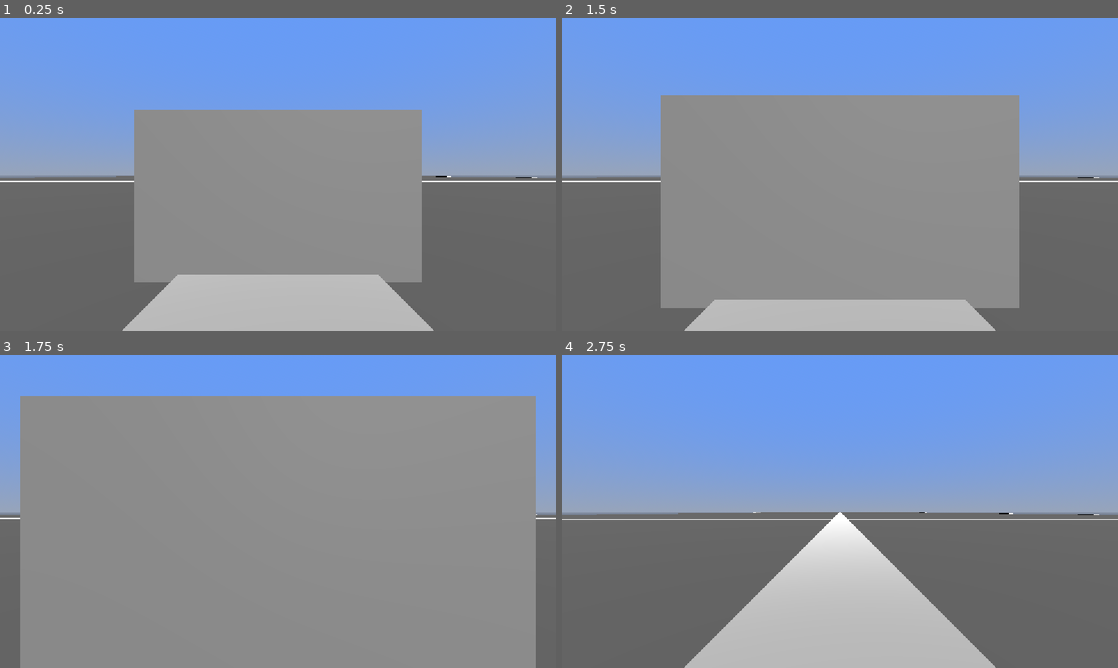
Above: before the commit, frames 1-4 (two rows, left to right).
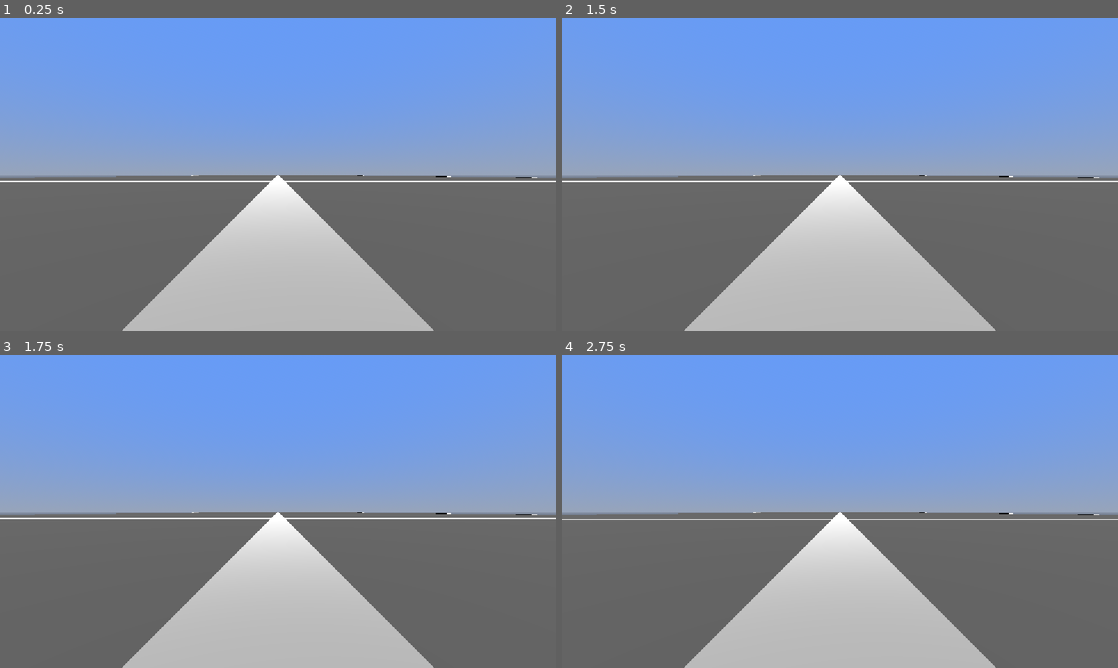
Above: after the commit, the same moments.

Repository: Fundud1/KnoiseG
Game: Godot game, scene res://scenes/knoise_game.tscn
Two runs of this game, one before a commit and one after it. Both use one fixed random seed, a clock stepped at 60 frames per second and the inputs below.
Inputs (mouse positions are in pixels of both pictures, inside the frame that each line leads up to):
- Up to frame 1 (0.25 s): no input
- Up to frame 2 (1.5 s): tap Enter (ui_accept) at 0.5, 0.6, 0.77, 1.07, 1.25, 1.35 s; move the mouse to (962, 158) at 0.52 s; hold Right (ui_right) 0.53-1.28 s; click (962, 158) at 0.67 s; move the mouse to (812, 174) at 1.27 s; hold Up (ui_up) from 1.28 s (still down); click (812, 174) at 1.42 s
- Up to frame 3 (1.75 s): keep holding Up (ui_up); tap Enter (ui_accept) at 1.52 s
- Up to frame 4 (2.75 s): keep holding Up (ui_up); tap Enter (ui_accept) at 1.82, 2.1 s; move the mouse to (851, 505) at 2.02 s; click (851, 505) at 2.17 s

The runs differ from the first frame. In frame 1, 28% of the frame differs, in the area x 24-76%, y 29-85%; in frame 2, 43%; in frame 3, 80%, in the area x 3-97%, y 13-100%; in frame 4, nothing differs.

Commit message:
Knoise Sound Update

Diff:
--- a/KnoiseV1/knoise/scenes/Sound.gd
+++ /dev/null
@@ -1,28 +0,0 @@
-extends CharacterBody3D
-
-
-const SPEED = 5.0
-const JUMP_VELOCITY = 4.5
-
-
-func _physics_process(delta: float) -> void:
-	# Add the gravity.
-	if not is_on_floor():
-		velocity += get_gravity() * delta
-
-	# Handle jump.
-	if Input.is_action_just_pressed("ui_accept") and is_on_floor():
-		velocity.y = JUMP_VELOCITY
-
-	# Get the input direction and handle the movement/deceleration.
-	# As good practice, you should replace UI actions with custom gameplay actions.
-	var input_dir := Input.get_vector("ui_left", "ui_right", "ui_up", "ui_down")
-	var direction := (transform.basis * Vector3(input_dir.x, 0, input_dir.y)).normalized()
-	if direction:
-		velocity.x = direction.x * SPEED
-		velocity.z = direction.z * SPEED
-	else:
-		velocity.x = move_toward(velocity.x, 0, SPEED)
-		velocity.z = move_toward(velocity.z, 0, SPEED)
-
-	move_and_slide()
--- a/KnoiseV1/knoise/scenes/SoundNode.gd
+++ /dev/null
@@ -1,11 +0,0 @@
-extends Node3D
-
-
-# Called when the node enters the scene tree for the first time.
-func _ready() -> void:
-	pass # Replace with function body.
-
-
-# Called every frame. 'delta' is the elapsed time since the previous frame.
-func _process(delta: float) -> void:
-	pass
--- a/KnoiseV1/knoise/scenes/knoise_game.tscn
+++ b/KnoiseV1/knoise/scenes/knoise_game.tscn
@@ -8,9 +8,8 @@
 [ext_resource type="Script" uid="uid://dwgo8cg5hal5g" path="res://scripts/directions_button.gd" id="4_h48hc"]
 [ext_resource type="Texture2D" uid="uid://2r0hpy05qhqm" path="res://assets/textures/upArrow.png" id="5_h48hc"]
 [ext_resource type="Texture2D" uid="uid://bxvvm8nh03txj" path="res://assets/textures/downArrow.png" id="6_1mogm"]
-[ext_resource type="Script" uid="uid://c7a0kvy24gh0r" path="res://scenes/soundd.gd" id="10_aw7wc"]
+[ext_resource type="Script" uid="uid://dixo70w5e4jbf" path="res://scripts/Convserations.gd" id="10_bcidj"]
 [ext_resource type="AudioStream" uid="uid://b0rvfuckf5rvh" path="res://addons/1-1.wav" id="10_sgfvx"]
-[ext_resource type="Script" uid="uid://cd1i8bqe42r5f" path="res://scenes/rigid_body_3d.gd" id="11_c0fwb"]
 
 [sub_resource type="ProceduralSkyMaterial" id="ProceduralSkyMaterial_ad4kr"]
 sky_top_color = Color(0.39894977, 0.60703367, 0.9704693, 1)
@@ -156,11 +155,7 @@
 [sub_resource type="BoxShape3D" id="BoxShape3D_nhlk2"]
 size = Vector3(18.5, 1, 18.300001)
 
-[sub_resource type="BoxMesh" id="BoxMesh_hk511"]
-
-[sub_resource type="PhysicsMaterial" id="PhysicsMaterial_4xqv3"]
-
-[sub_resource type="BoxShape3D" id="BoxShape3D_hk511"]
+[sub_resource type="BoxShape3D" id="BoxShape3D_iigmh"]
 
 [node name="KnoiseGame" type="Node3D" unique_id=1886624332]
 
@@ -968,32 +963,22 @@
 player = NodePath("../../../PlayerController")
 direction = "down"
 
-[node name="AudioStreamPlayer3D" type="AudioStreamPlayer3D" parent="." unique_id=1892116433]
+[node name="Convo1" type="AudioStreamPlayer3D" parent="." unique_id=1892116433]
 transform = Transform3D(1, 0, 0, 0, 0.99999905, -0.0014139414, 0, 0.0014139414, 0.999999, 0, -9.313226e-10, -6.2078257)
 stream = ExtResource("10_sgfvx")
-area_mask = 3
-script = ExtResource("10_aw7wc")
-
-[node name="MeshInstance3D" type="MeshInstance3D" parent="AudioStreamPlayer3D" unique_id=588889289]
-physics_interpolation_mode = 1
-transform = Transform3D(4.293654, 0, 0, 0, 5.011794, 4.656613e-10, 0, 1.8626451e-09, 4.622315, 0, 0.0025883806, -1.1268415)
-layers = 3
-mesh = SubResource("BoxMesh_hk511")
-
-[node name="RigidBody3D" type="RigidBody3D" parent="AudioStreamPlayer3D/MeshInstance3D" unique_id=1665566263]
-transform = Transform3D(1, 0, 0, 0, 1.0000001, 1.1641532e-10, 0, -3.4924597e-10, 1, 0, 0, 1.1920929e-07)
-collision_layer = 2
-physics_material_override = SubResource("PhysicsMaterial_4xqv3")
-contact_monitor = true
-max_contacts_reported = 1
-script = ExtResource("11_c0fwb")
-
-[node name="CollisionShape3D" type="CollisionShape3D" parent="AudioStreamPlayer3D/MeshInstance3D/RigidBody3D" unique_id=533214792]
-transform = Transform3D(1, 0, 0, 0, 1.0000004, -2.3283064e-10, 0, -4.656613e-10, 0.99999994, 0, -4.656613e-10, 0)
-shape = SubResource("BoxShape3D_hk511")
-
-[node name="Collision1" type="Node3D" parent="." unique_id=1965800388]
-transform = Transform3D(222.05847, 0, 0, 0, 113.14164, -0.16056564, 0, 0.15997578, 113.558815, 0, 0, -4.833025)
+
+[node name="Conversations" type="Node3D" parent="." unique_id=1903218441]
+transform = Transform3D(1, 0, 0, 0, 0.99999905, -0.0014139414, 0, 0.0014139414, 0.999999, 0, -9.313226e-10, -6.2078257)
+
+[node name="convo1" type="Area3D" parent="Conversations" unique_id=1972995751 node_paths=PackedStringArray("player", "Convos")]
+collision_mask = 2
+script = ExtResource("10_bcidj")
+player = NodePath("../../PlayerController")
+Convos = NodePath("../../Convo1")
+
+[node name="CollisionShape3D" type="CollisionShape3D" parent="Conversations/convo1" unique_id=1489090339]
+transform = Transform3D(2.7922027, 0, 0, 0, 2.8243628, -2.3283064e-10, 0, 0, 1.9270264, 0, 1.3240188, -0.0018720627)
+shape = SubResource("BoxShape3D_iigmh")
 
 [connection signal="body_entered" from="Intersections/Checkpoint0" to="Intersections/Checkpoint0" method="_on_body_entered"]
 [connection signal="body_entered" from="Intersections/Checkpoint1" to="Intersections/Checkpoint1" method="_on_body_entered"]
@@ -1016,3 +1001,4 @@
 [connection signal="pressed" from="CanvasLayer/DirectionButtons/RightButton" to="CanvasLayer/DirectionButtons/RightButton" method="_on_pressed"]
 [connection signal="pressed" from="CanvasLayer/DirectionButtons/UpButton" to="CanvasLayer/DirectionButtons/UpButton" method="_on_pressed"]
 [connection signal="pressed" from="CanvasLayer/DirectionButtons/DownButton" to="CanvasLayer/DirectionButtons/DownButton" method="_on_pressed"]
+[connection signal="body_entered" from="Conversations/convo1" to="Conversations/convo1" method="_on_body_entered"]
--- a/KnoiseV1/knoise/scenes/soundd.gd
+++ b/KnoiseV1/knoise/scripts/Convserations.gd
@@ -1,14 +1,20 @@
-extends AudioStreamPlayer3D
+extends Area3D
+
 @export var player: CharacterBody3D
 
+@export var Convos: AudioStreamPlayer3D
+
 # Called when the node enters the scene tree for the first time.
-func _ready() -> void:
-	pass # Replace with function body.
+func _ready():
+	body_entered.connect(_on_body_entered)
 
 
 # Called every frame. 'delta' is the elapsed time since the previous frame.
 func _process(delta: float) -> void:
 	pass
+
+
 func _on_body_entered(body):
 	if body == player:
-		$AudioStreamPlayer3D.play()
+		print("Player Hit Collider")
+		Convos.play()
--- a/KnoiseV1/knoise/scripts/player_controller.gd
+++ b/KnoiseV1/knoise/scripts/player_controller.gd
@@ -30,7 +30,3 @@
 
 func release_mouse():
 	Input.set_mouse_mode(Input.MOUSE_MODE_VISIBLE)
-
-
-func _on_rigid_body_3d_body_entered(body: Node) -> void:
-	pass # Replace with function body.
--- a/KnoiseV1/knoise/scripts/proto_controller.gd
+++ /dev/null
@@ -1,178 +0,0 @@
-# ProtoController v1.0 by Brackeys
-# CC0 License
-# Intended for rapid prototyping of first-person games.
-# Happy prototyping!
-
-extends CharacterBody3D
-
-## Can we move around?
-@export var can_move : bool = true
-## Are we affected by gravity?
-@export var has_gravity : bool = true
-## Can we press to jump?
-@export var can_jump : bool = true
-## Can we hold to run?
-@export var can_sprint : bool = false
-## Can we press to enter freefly mode (noclip)?
-@export var can_freefly : bool = false
-
-@export_group("Speeds")
-## Look around rotation speed.
-@export var look_speed : float = 0.002
-## Normal speed.
-@export var base_speed : float = 7.0
-## Speed of jump.
-@export var jump_velocity : float = 4.5
-## How fast do we run?
-@export var sprint_speed : float = 10.0
-## How fast do we freefly?
-@export var freefly_speed : float = 25.0
-
-@export_group("Input Actions")
-## Name of Input Action to move Left.
-@export var input_left : String = "ui_left"
-## Name of Input Action to move Right.
-@export var input_right : String = "ui_right"
-## Name of Input Action to move Forward.
-@export var input_forward : String = "ui_up"
-## Name of Input Action to move Backward.
-@export var input_back : String = "ui_down"
-## Name of Input Action to Jump.
-@export var input_jump : String = "ui_accept"
-## Name of Input Action to Sprint.
-@export var input_sprint : String = "sprint"
-## Name of Input Action to toggle freefly mode.
-@export var input_freefly : String = "freefly"
-
-var mouse_captured : bool = false
-var look_rotation : Vector2
-var move_speed : float = 0.0
-var freeflying : bool = false
-
-## IMPORTANT REFERENCES
-@onready var head: Node3D = $Head
-@onready var collider: CollisionShape3D = $Collider
-
-func _ready() -> void:
-	check_input_mappings()
-	look_rotation.y = rotation.y
-	look_rotation.x = head.rotation.x
-
-func _unhandled_input(event: InputEvent) -> void:
-	# Mouse capturing
-	if Input.is_mouse_button_pressed(MOUSE_BUTTON_LEFT):
-		capture_mouse()
-	if Input.is_key_pressed(KEY_ESCAPE):
-		release_mouse()
-
-	# Look around
-	if mouse_captured and event is InputEventMouseMotion:
-		rotate_look(event.relative)
-
-	# Toggle freefly mode
-	if can_freefly and Input.is_action_just_pressed(input_freefly):
-		if not freeflying:
-			enable_freefly()
-		else:
-			disable_freefly()
-
-func _physics_process(delta: float) -> void:
-	# If freeflying, handle freefly and nothing else
-	if can_freefly and freeflying:
-		var input_dir := Input.get_vector(input_left, input_right, input_forward, input_back)
-		var motion := (head.global_basis * Vector3(input_dir.x, 0, input_dir.y)).normalized()
-		motion *= freefly_speed * delta
-		move_and_collide(motion)
-		return
-
-	# Apply gravity to velocity
-	if has_gravity:
-		if not is_on_floor():
-			velocity += get_gravity() * delta
-
-	# Apply jumping
-	if can_jump:
-		if Input.is_action_just_pressed(input_jump) and is_on_floor():
-			velocity.y = jump_velocity
-
-	# Modify speed based on sprinting
-	if can_sprint and Input.is_action_pressed(input_sprint):
-			move_speed = sprint_speed
-	else:
-		move_speed = base_speed
-
-	# Apply desired movement to velocity
-	if can_move:
-		var input_dir := Input.get_vector(input_left, input_right, input_forward, input_back)
-		var move_dir := (transform.basis * Vector3(input_dir.x, 0, input_dir.y)).normalized()
-		if move_dir:
-			velocity.x = move_dir.x * move_speed
-			velocity.z = move_dir.z * move_speed
-		else:
-			velocity.x = move_toward(velocity.x, 0, move_speed)
-			velocity.z = move_toward(velocity.z, 0, move_speed)
-	else:
-		velocity.x = 0
-		velocity.y = 0
-
-	# Use velocity to actually move
-	move_and_slide()
-
-
-## Rotate us to look around.
-## Base of controller rotates around y (left/right). Head rotates around x (up/down).
-## Modifies look_rotation based on rot_input, then resets basis and rotates by look_rotation.
-func rotate_look(rot_input : Vector2):
-	look_rotation.x -= rot_input.y * look_speed
-	look_rotation.x = clamp(look_rotation.x, deg_to_rad(-85), deg_to_rad(85))
-	look_rotation.y -= rot_input.x * look_speed
-	transform.basis = Basis()
-	rotate_y(look_rotation.y)
-	head.transform.basis = Basis()
-	head.rotate_x(look_rotation.x)
-
-
-func enable_freefly():
-	collider.disabled = true
-	freeflying = true
-	velocity = Vector3.ZERO
-
-func disable_freefly():
-	collider.disabled = false
-	freeflying = false
-
-
-func capture_mouse():
-	Input.set_mouse_mode(Input.MOUSE_MODE_CAPTURED)
-	mouse_captured = true
-
-
-func release_mouse():
-	Input.set_mouse_mode(Input.MOUSE_MODE_VISIBLE)
-	mouse_captured = false
-
-
-## Checks if some Input Actions haven't been created.
-## Disables functionality accordingly.
-func check_input_mappings():
-	if can_move and not InputMap.has_action(input_left):
-		push_error("Movement disabled. No InputAction found for input_left: " + input_left)
-		can_move = false
-	if can_move and not InputMap.has_action(input_right):
-		push_error("Movement disabled. No InputAction found for input_right: " + input_right)
-		can_move = false
-	if can_move and not InputMap.has_action(input_forward):
-		push_error("Movement disabled. No InputAction found for input_forward: " + input_forward)
-		can_move = false
-	if can_move and not InputMap.has_action(input_back):
-		push_error("Movement disabled. No InputAction found for input_back: " + input_back)
-		can_move = false
-	if can_jump and not InputMap.has_action(input_jump):
-		push_error("Jumping disabled. No InputAction found for input_jump: " + input_jump)
-		can_jump = false
-	if can_sprint and not InputMap.has_action(input_sprint):
-		push_error("Sprinting disabled. No InputAction found for input_sprint: " + input_sprint)
-		can_sprint = false
-	if can_freefly and not InputMap.has_action(input_freefly):
-		push_error("Freefly disabled. No InputAction found for input_freefly: " + input_freefly)
-		can_freefly = false
--- a/KnoiseV1/knoise/scripts/proto_controller.tscn
+++ /dev/null
@@ -1,32 +0,0 @@
-[gd_scene format=3 uid="uid://bs72ogkvdd7d6"]
-
-[ext_resource type="Script" path="res://addons/proto_controller/proto_controller.gd" id="1_ucva2"]
-
-[sub_resource type="StandardMaterial3D" id="StandardMaterial3D_iof21"]
-albedo_color = Color(0.91806, 0.575202, 0.222449, 1)
-
-[sub_resource type="CapsuleMesh" id="CapsuleMesh_ucva2"]
-radius = 0.4
-height = 1.8
-
-[sub_resource type="CapsuleShape3D" id="CapsuleShape3D_iof21"]
-radius = 0.4
-height = 1.8
-
-[node name="ProtoController" type="CharacterBody3D"]
-script = ExtResource("1_ucva2")
-
-[node name="Mesh" type="MeshInstance3D" parent="."]
-transform = Transform3D(1, 0, 0, 0, 1, 0, 0, 0, 1, 0, 0.9, 0)
-material_override = SubResource("StandardMaterial3D_iof21")
-cast_shadow = 0
-mesh = SubResource("CapsuleMesh_ucva2")
-
-[node name="Collider" type="CollisionShape3D" parent="."]
-transform = Transform3D(1, 0, 0, 0, 1, 0, 0, 0, 1, 0, 0.9, 0)
-shape = SubResource("CapsuleShape3D_iof21")
-
-[node name="Head" type="Node3D" parent="."]
-transform = Transform3D(1, 0, 0, 0, 1, 0, 0, 0, 1, 0, 1.7, 0)
-
-[node name="Camera3D" type="Camera3D" parent="Head"]
Not shown, removed: KnoiseV1/knoise/scenes/Sound.gd.uid
Not shown, removed: KnoiseV1/knoise/scenes/SoundNode.gd.uid
Not shown, removed: KnoiseV1/knoise/scenes/soundd.gd.uid
Not shown, added: KnoiseV1/knoise/scripts/Convserations.gd.uid
Renamed: KnoiseV1/knoise/scenes/node_3d.gd -> KnoiseV1/knoise/scripts/node_3d.gd
Renamed: KnoiseV1/knoise/scenes/node_3d.gd.uid -> KnoiseV1/knoise/scripts/node_3d.gd.uid
Not shown, removed: KnoiseV1/knoise/scripts/proto_controller.gd.uid
Renamed: KnoiseV1/knoise/scenes/rigid_body_3d.gd -> KnoiseV1/knoise/scripts/rigid_body_3d.gd
Renamed: KnoiseV1/knoise/scenes/rigid_body_3d.gd.uid -> KnoiseV1/knoise/scripts/rigid_body_3d.gd.uid
